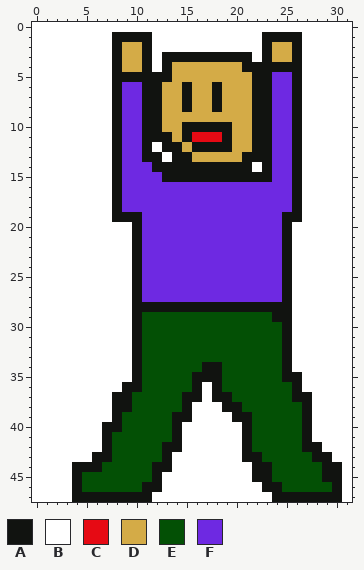
Two versions of one pixel-art sprite, art/images/survivor_02.png. Above is the file before it was changed.
The file is 32x48 pixels.
Palette (. is transparent): A #111310  B #ffffff  C #e60a14  D #d4ab47  E #035005  F #6e29e2
Once edited:
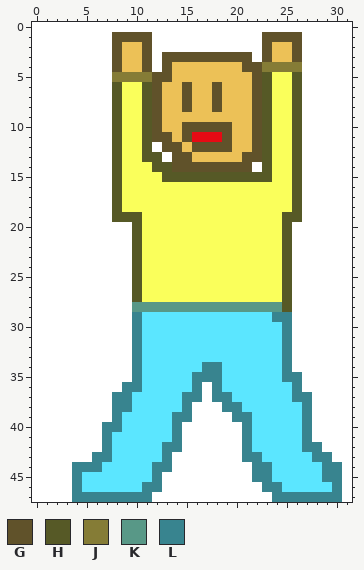
Colours new in this view: G #60522a  H #565926  J #857c36  K #589887  L #38848f
Log entry: Changed the survivors color pallette ...so that they won't be confused with the monsters.
Changes in this commit:
Colour D changes from #d4ab47 to #ecc157.
Colour E changes from #035005 to #5be6ff.
Colour F changes from #6e29e2 to #faff5b.
Colour A becomes colour G in row 1 at x 8 to 11 and 23 to 26; in row 2 at x 8, 11, 23 and 26; in row 3 at x 8, 11, 13 to 21, 23 and 26; in row 4 at x 8, 11, 13 and 21 to 22; in row 5 at x 12 to 13 and 22; in rows 6 to 8 at x 12, 15, 18 and 22.
Colour A becomes colour G in row 9 at x 12 and 22; in row 10 at x 12, 15 to 19 and 22; in row 11 at x 12 to 13, 15, 19 and 22; in row 12 at x 13 to 14, 16 to 19 and 22; in row 13 at x 14 to 15 and 21 to 22; in row 14 at x 14 to 21.
Colour A becomes colour H in row 5 at x 23 and 26; in rows 6 to 12 at x 8, 11, 23 and 26; in row 13 at x 8, 11 to 12, 23 and 26; in row 14 at x 8, 12 to 13, 23 and 26; in row 15 at x 8, 13 to 23 and 26; in rows 16 to 18 at x 8 and 26.
Colour A becomes colour H in row 19 at x 8 to 10 and 25 to 26; in rows 20 to 27 at x 10 and 25; in row 28 at x 25.
Colour A becomes colour J in row 4 at x 23 to 26; in row 5 at x 8 to 11.
Colour A becomes colour K in row 28 at x 10 to 24.
Colour A becomes colour L in row 29 at x 10 and 24 to 25; in rows 30 to 33 at x 10 and 25; in row 34 at x 10, 17 to 18 and 25; in row 35 at x 10, 16 to 18 and 25 to 26; in row 36 at x 9 to 10, 16, 18 and 26; in row 37 at x 8 to 9, 15 to 16, 18 to 19 and 26 to 27.
Colour A becomes colour L in row 38 at x 8 to 9, 15, 19 to 20 and 27; in row 39 at x 8, 14 to 15, 20 to 21 and 27; in row 40 at x 7 to 8, 14, 21 and 27; in row 41 at x 7, 14, 21 and 27; in row 42 at x 7, 13 to 14, 21 and 27 to 28; in row 43 at x 6 to 7, 13, 21 to 22 and 28 to 29.
Colour A becomes colour L in row 44 at x 4 to 6, 12 to 13, 22 to 23 and 29 to 30; in row 45 at x 4, 12, 22 to 23 and 29 to 30; in row 46 at x 4, 11 to 12, 23 to 24 and 30; in row 47 at x 4 to 11 and 24 to 30.
Changed places in both pictures, as pixel boxes (x1, y1, x2, y2):
changed: (72, 32, 342, 502)
